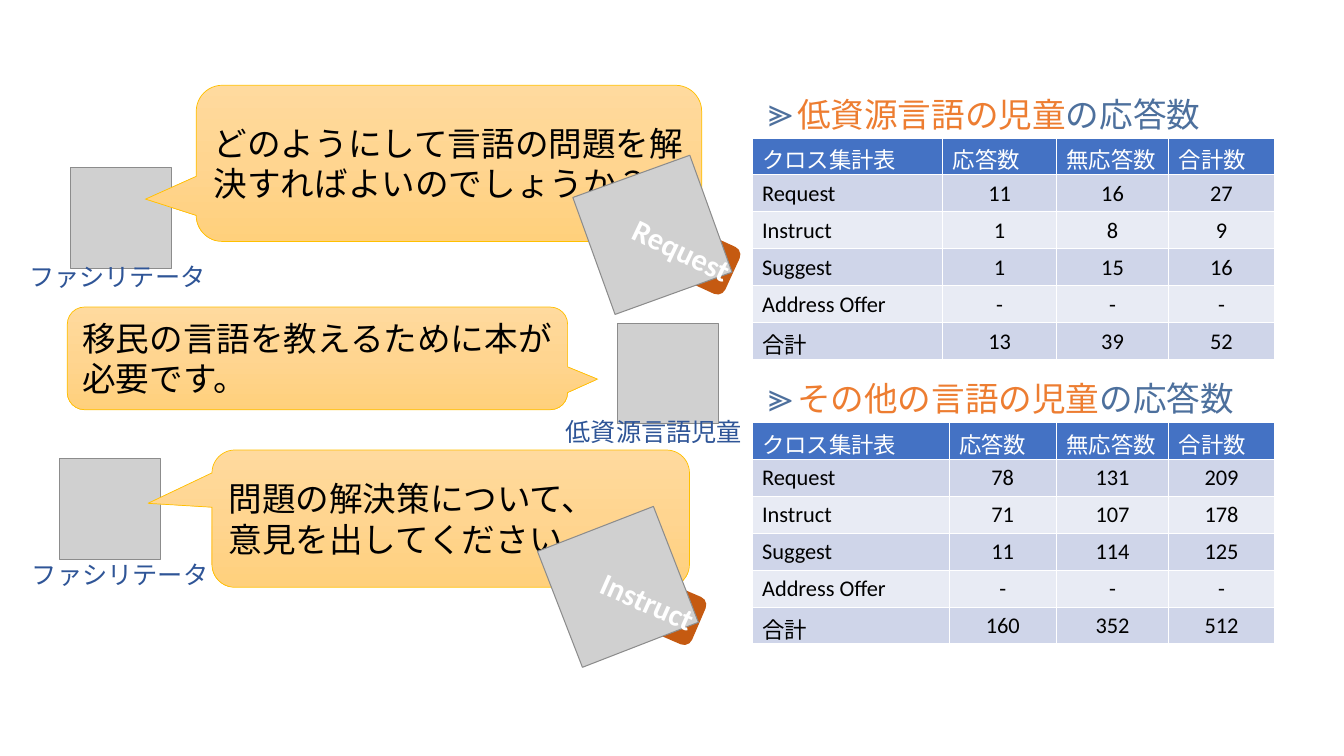
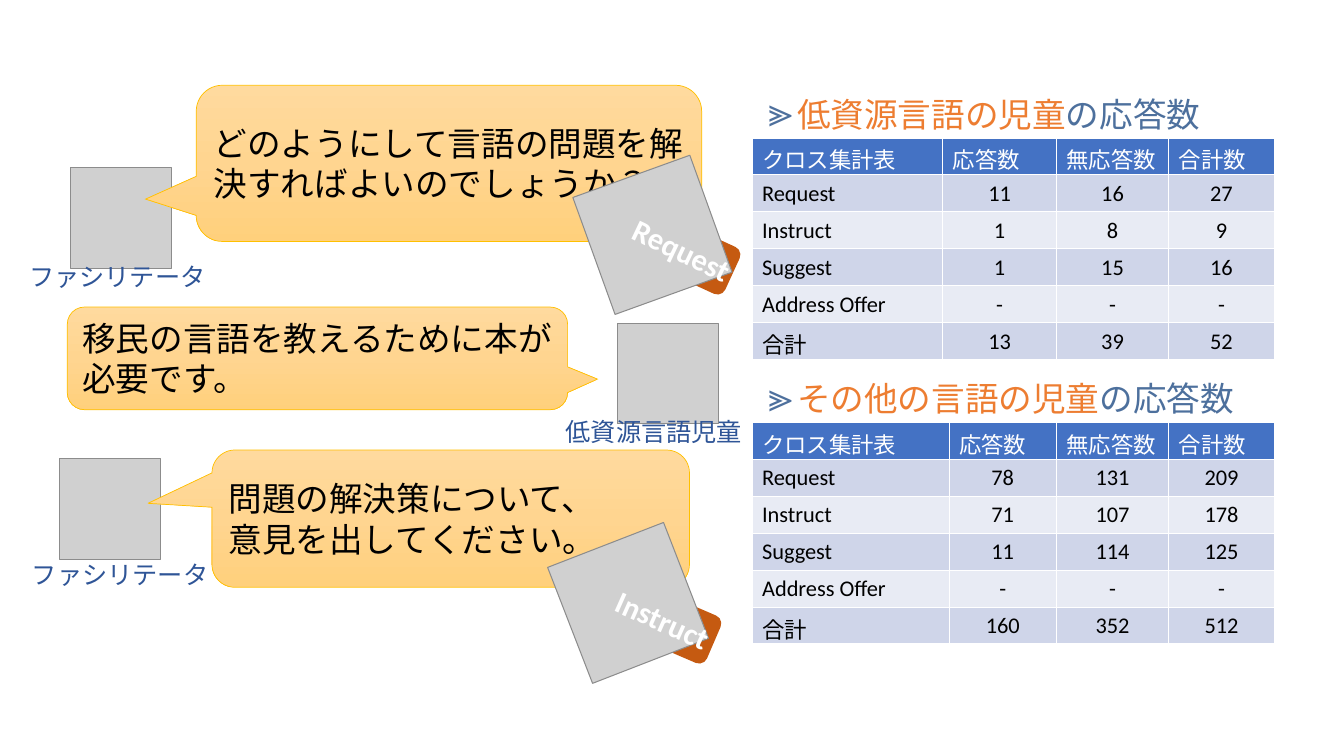
Before and after one commit to si-ritsumei/labweb, a slide deck: slide 22 of docs/img/research/all5.pptx. Drawn at 1344x756 pixels with LibreOffice and Linux fonts; fonts in the diff are those of the drawing; grey boxes stand for pictures. Boxes give left, top, right and bottom in pixels: in the first picture for what was removed or moved away, otherwise in the second. Text is boxed around its words. In the diff, an @@ line names an element or a change of style, - is before the commit and + after.

```diff
--- a/docs/img/research/all5.pptx
+++ b/docs/img/research/all5.pptx
@@ picture: place and size @@
-picture at box(537, 507, 698, 668)
+picture at box(547, 522, 708, 683)
@@ rounded rectangle: place and size @@
-rounded rectangle at box(615, 569, 709, 649)
+rounded rectangle at box(630, 588, 724, 667)
```
Also in this commit, not shown: 4 other files.
